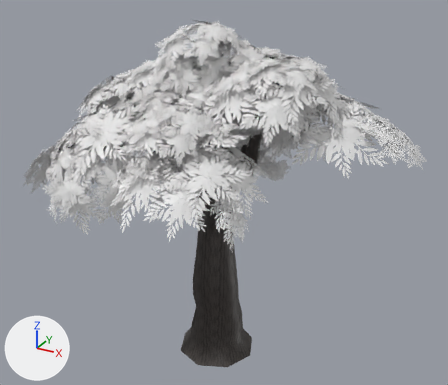
An edit to the FBX model LightProjectGame/Assets/FBX/Foliage/tree_01.fbx, drawn before and after from the same camera.
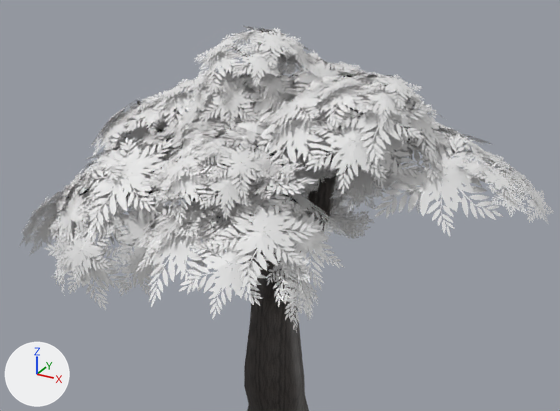
The first picture shows the older version from a camera (50 mm lens) standing at (19.7, -35.1, 30.7) and looking at (0.7, -0.6, 13.4). The close-ups show both versions on the part from 2% to 96% of the width and 0% to 81% of the height of that picture; other places that the commit changed are outside them. Arrows for +X, +Y and +Z are at lower left; the lights stay in place. Objects named as collision shapes, trigger or cutter boxes, shadow casters or lower levels of detail are left out. Where no turn or scale is listed for an object, it has been applied to the vertices.

Objects in the first close-up: 'Tree_01_LOD0'.
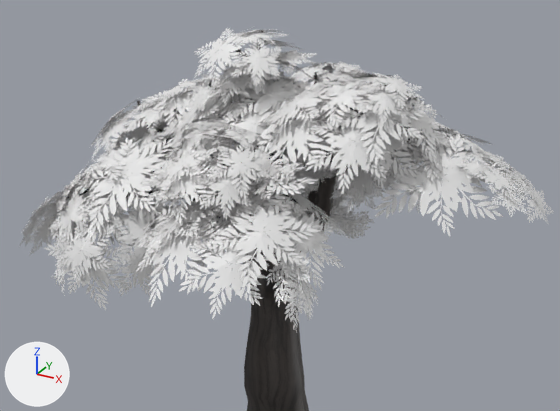
Patch to the scene script:
```diff
--- a/LightProjectGame/Assets/FBX/Foliage/tree_01.fbx.py
+++ b/LightProjectGame/Assets/FBX/Foliage/tree_01.fbx.py
@@ me_tree_01_lod0 @@
 # used by ob_tree_01_lod0; location = (-0.34, 0.04, -0.17)
-me_tree_01_lod0.from_pydata(...)  # 6543 vertices, 4933 faces; spans x -11.2..14.1, y -11.6..9.7, z 0.0..25.3
+me_tree_01_lod0.from_pydata(...)  # 6021 vertices, 4453 faces; spans x -11.2..14.1, y -11.6..9.7, z 0.0..25.2
+# me_tree_01_lod0 part 1: the loose piece of 9 vertices spanning x -0.5..2.7, y -3.0..-0.7, z 21.6..24.1 is moved by (-0.8, 0.0, 0.6)
+# me_tree_01_lod0 part 2: the loose piece of 9 vertices spanning x 0.4..3.2, y -0.4..2.9, z 22.6..24.1 is moved by (-0.8, -1.8, 0.1)
+# me_tree_01_lod0 part 3: the loose piece of 9 vertices spanning x -1.4..1.7, y -1.0..2.6, z 23.1..24.1 is moved by (0.2, -1.6, 0.7)
+# me_tree_01_lod0 part 4: the loose piece of 9 vertices spanning x -3.2..1.3, y -4.7..-1.3, z 22.5..24.9 is moved by (0.0, 0.0, 0.3)
+# me_tree_01_lod0 part 5: the loose piece of 9 vertices spanning x -2.7..0.5, y -4.2..-1.1, z 23.3..25.2 is moved by (0.8, 0.0, -0.9)
+# me_tree_01_lod0 part 6: the loose piece of 9 vertices spanning x 5.1..10.1, y -2.7..3.0, z 19.8..20.7 is multiplied about its middle by the matrix ((0.947, -0.044, 0.317), (0.05, 0.999, -0.011), (-0.316, 0.027, 0.948)), then moved by (-0.2, 0.0, -0.7)
+# me_tree_01_lod0 part 7: 42 loose pieces with 378 vertices, spanning x -11.0..8.7, y -8.8..9.1, z 17.1..25.3, are deleted
+# me_tree_01_lod0 part 8: 104 vertices removed from x -1.3..6.0, y -6.0..-0.7, z 17.5..24.3
 me_tree_01_lod0.materials.append(mat_bark)
```

Changed parts and their boxes [x1, y1, x2, y2] in the close-ups (560 x 411 px; the box of a moved part takes in the faces that stretch with it):
part 1 of me_tree_01_lod0, moved or reshaped: before [252, 57, 295, 109]; after [237, 43, 280, 96]
part 2 of me_tree_01_lod0, moved or reshaped: before [308, 54, 342, 74]; after [268, 55, 312, 78]
part 3 of me_tree_01_lod0, moved or reshaped (not visible before): after [248, 39, 300, 49]
part 4 of me_tree_01_lod0, moved or reshaped: before [194, 35, 250, 93]; after [194, 28, 253, 85]
part 5 of me_tree_01_lod0, moved or reshaped: before [195, 30, 252, 66]; after [216, 56, 253, 84]
part 6 of me_tree_01_lod0, moved or reshaped: before [390, 127, 475, 167]; after [385, 138, 463, 180]
part 7 of me_tree_01_lod0, deleted: before [85, 26, 431, 183]
part 8 of me_tree_01_lod0, deleted: before [218, 46, 373, 185]
